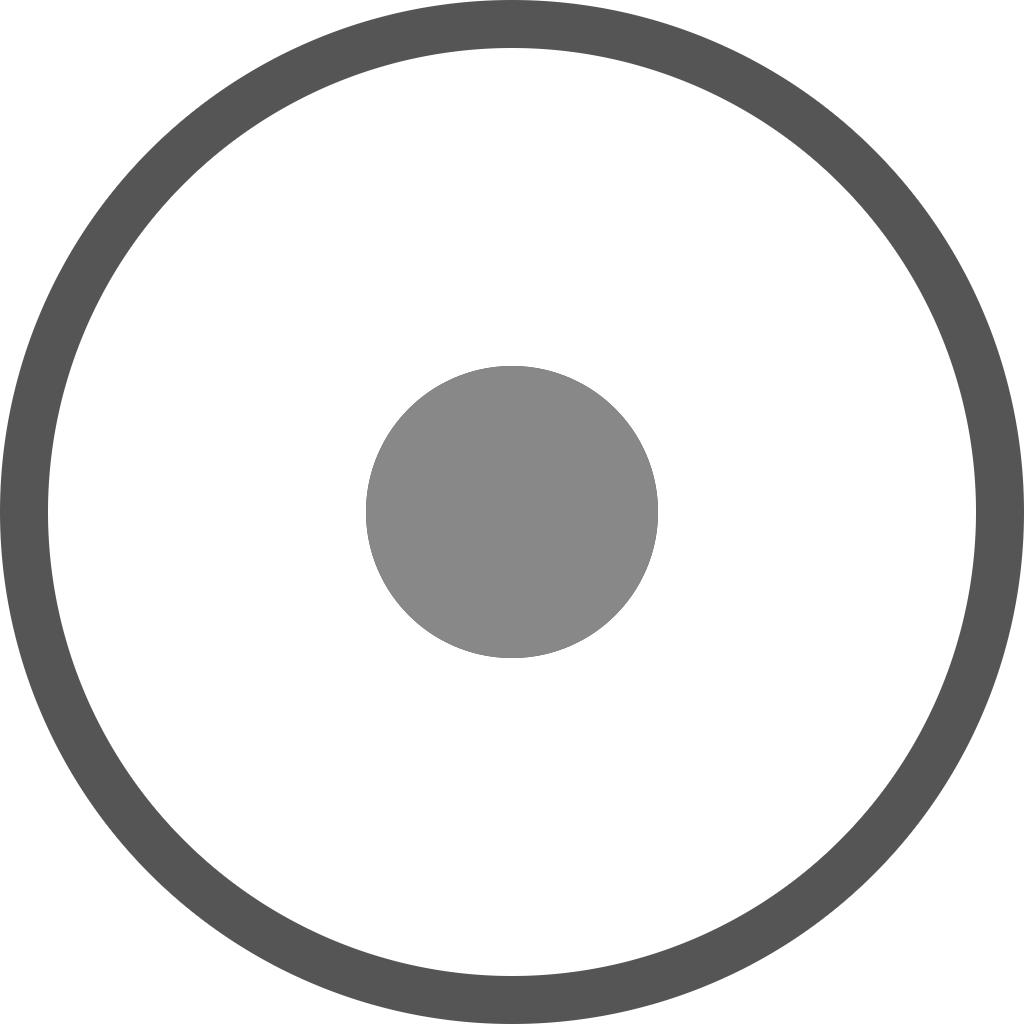
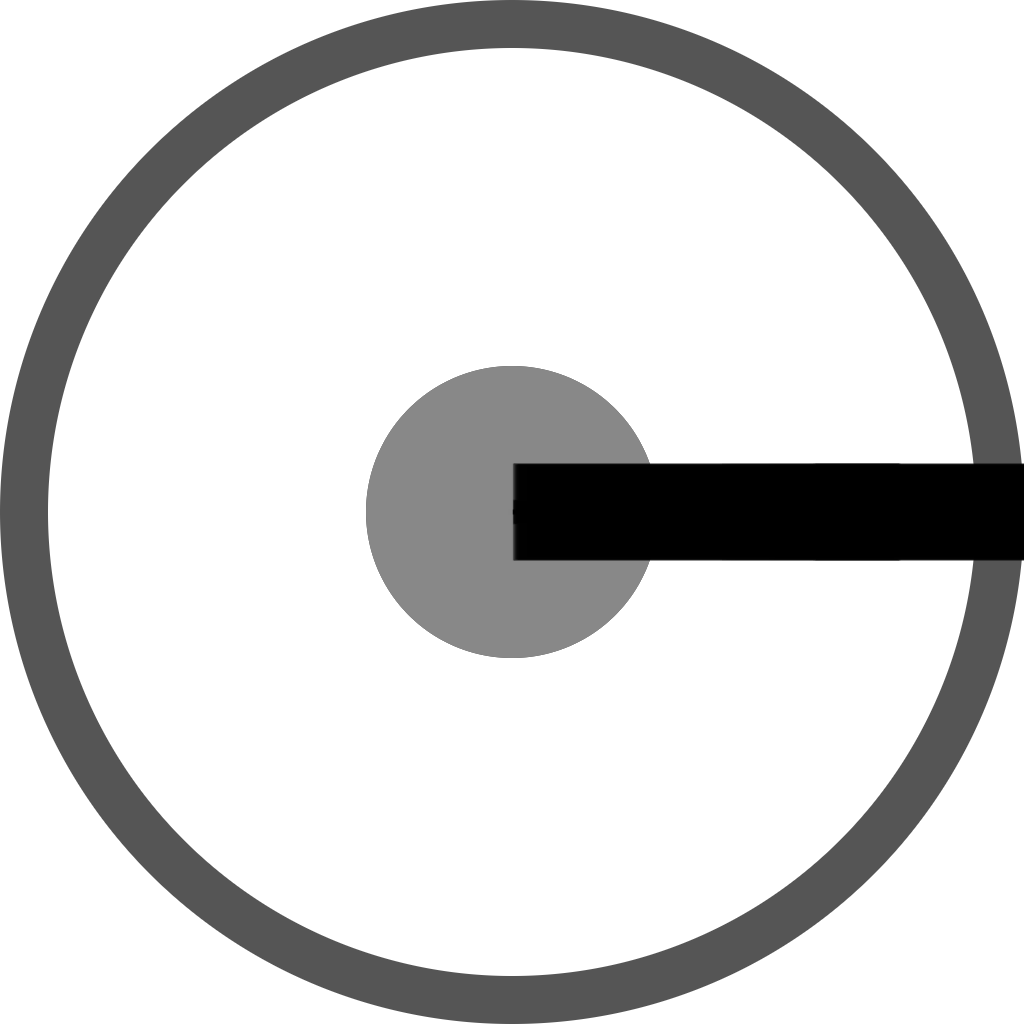
Comparing the layer stacks of the two 1024 x 1024 images. Changes:
added layer "Layer" above "Nucleous" over [512, 463, 1024, 561]
